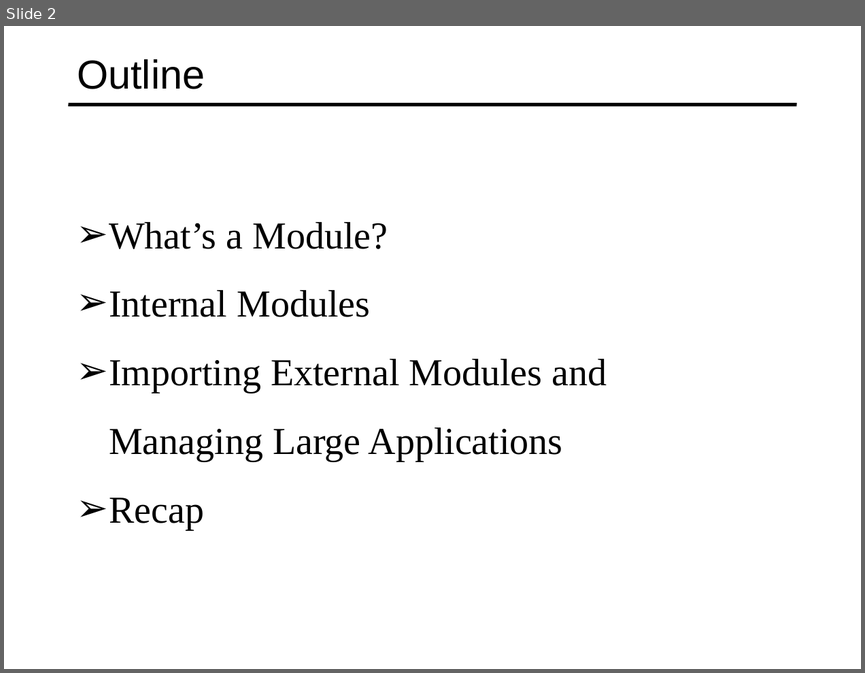
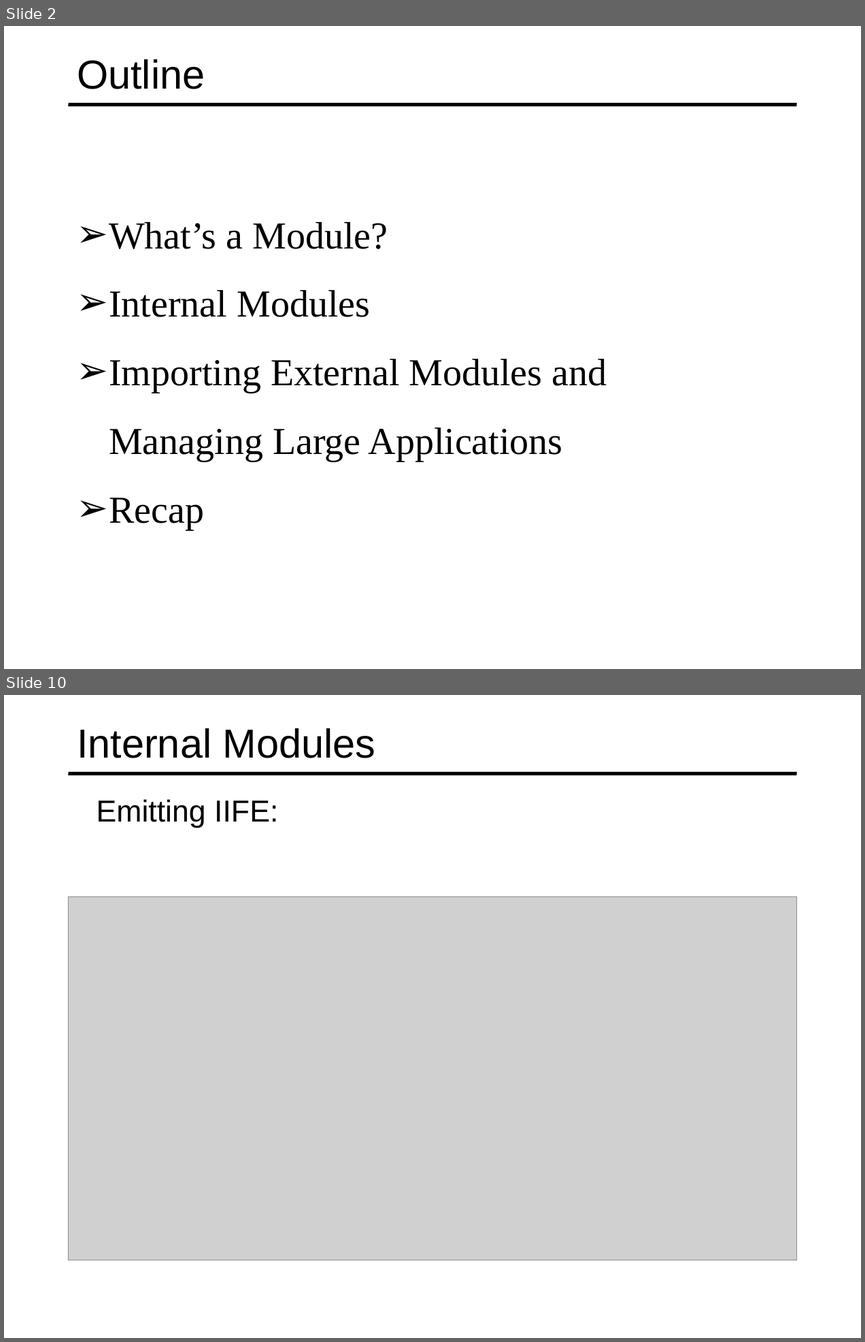
Before and after one commit to specter01wj/Jago_Link_Training, a slide deck: Angular/Angular7/TypeScript Fundamentals/4.Modules/L4_Modules.ppt. Shown one above the other, each under a label of ours: slide 2 before the commit, slides 2 and 10 after it; the slides between them are not shown. The pictures are 865x673 and 865x1342 pixels, drawn with LibreOffice and Linux fonts; fonts in the diff are those of the drawing; grey boxes stand for pictures. Boxes give left, top, right and bottom in pixels: in the first picture for what was removed or moved away, otherwise in the second. Text is boxed around its words. In the diff, an @@ line names an element or a change of style, - is before the commit and + after.

```diff
--- a/Angular/Angular7/TypeScript Fundamentals/4.Modules/L4_Modules.ppt
+++ b/Angular/Angular7/TypeScript Fundamentals/4.Modules/L4_Modules.ppt
@@ slide 10 added at (4,695,861,1338), background #FFFFFF; not listed: 1 template element that a slide beside it also shows @@
@@ title added at (77,728,376,758), 34 pt, text #000000 @@
+Internal Modules
@@ text added at (96,799,278,828), 25.5 pt, text #000000 @@
+  Emitting IIFE:
@@ picture added at (68,897,797,1261) @@
```
Also in this commit, not shown: 1 slide changed, 13 other slides added, 21 slides removed, 15 other files.
